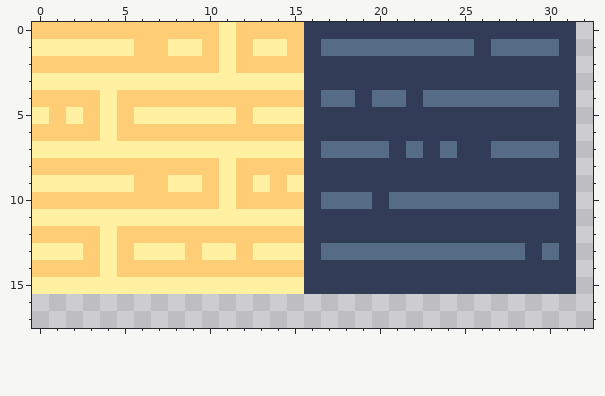
Pixel-art file -- out/production/LabyrinthPlayer/pictures/sprites.ase. Above is the file before it was changed.
64x64 pixels, 1 frame. Shown: x 0..32, y 0..17.
After:
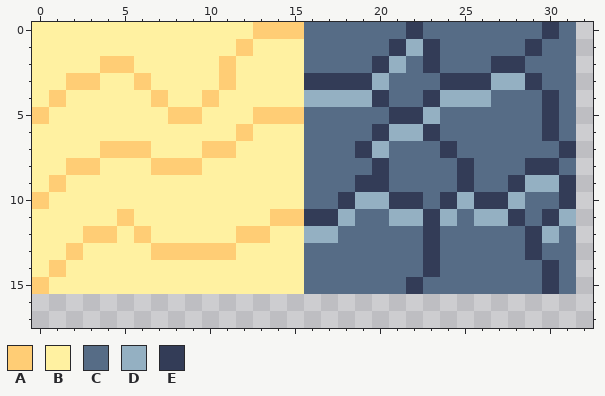
Palette (. is transparent): A #ffcd75  B #fff1a1  C #566c86  D #94b0c2  E #333c57
The exact change:
Changed rows in their new state; - is an unchanged pixel.
first column x 0:
 0 BBBBBBBBBBB-B---CCCCCC-CCCCCCC-C
 1 ------BB--B----BC----EDE--C--E-C
 2 BBBB--BBBBBABBBBCCCC-DC-CCC--CCC
 3 --AA--A----A--------DCCC---DD-CC
 4 B-BB-BB-BB-BBBBBDDDDE-CEDDD---EC
 5 AB-B-B--AA--BAAACCCCC--DCCCCCC-C
 6 BBBB-BBBBBBB-BBBCCCC-DD-CCCCCC-C
 7 ----AAA---AA----C--EDC-CECC-----
 8 BB--BBB---B-BBBBCCCC-CCCC-CCC--C
 9 -A----BB--B-B-B-CCC--CCCC-CC-DD-
10 -BBBBBBBBBB-BBBBC-EDDEE-EDEED---
11 -----A--------AA--DCCDD-DCDD-C-D
12 BBB-AB-BBBBB--BBDDCCCCC-CCCCC-DC
13 --AB-B-AA-AAB---C------E-------C
14 B-BB-BBBBBBBBBBBCCCCCCC-CCCCCC-C
15 A---------------CCCCCC-CCCCCCC-C
